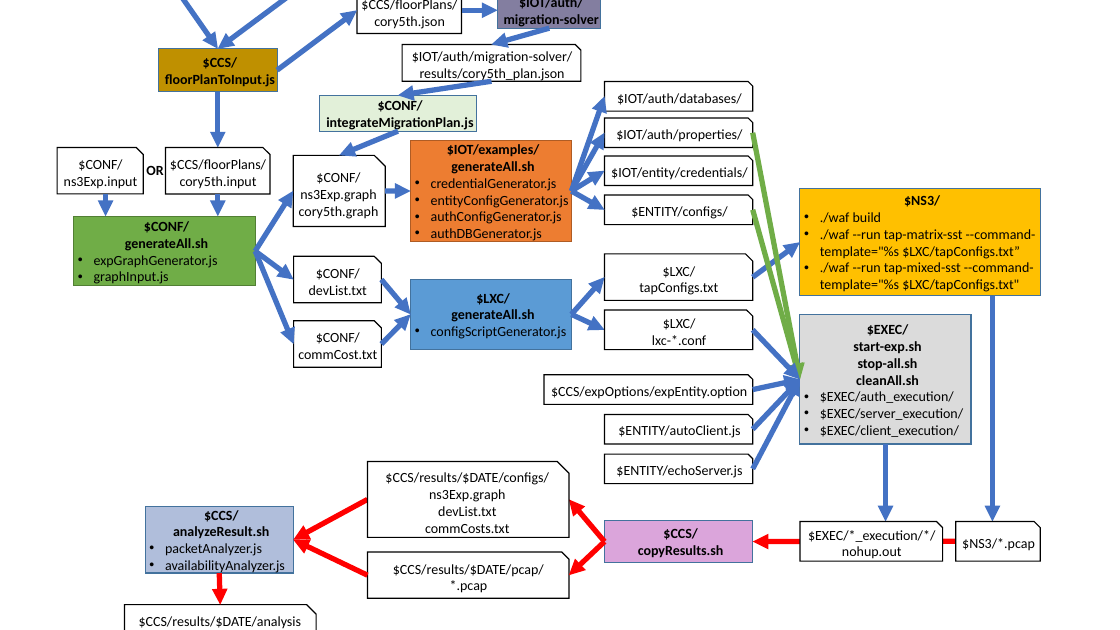
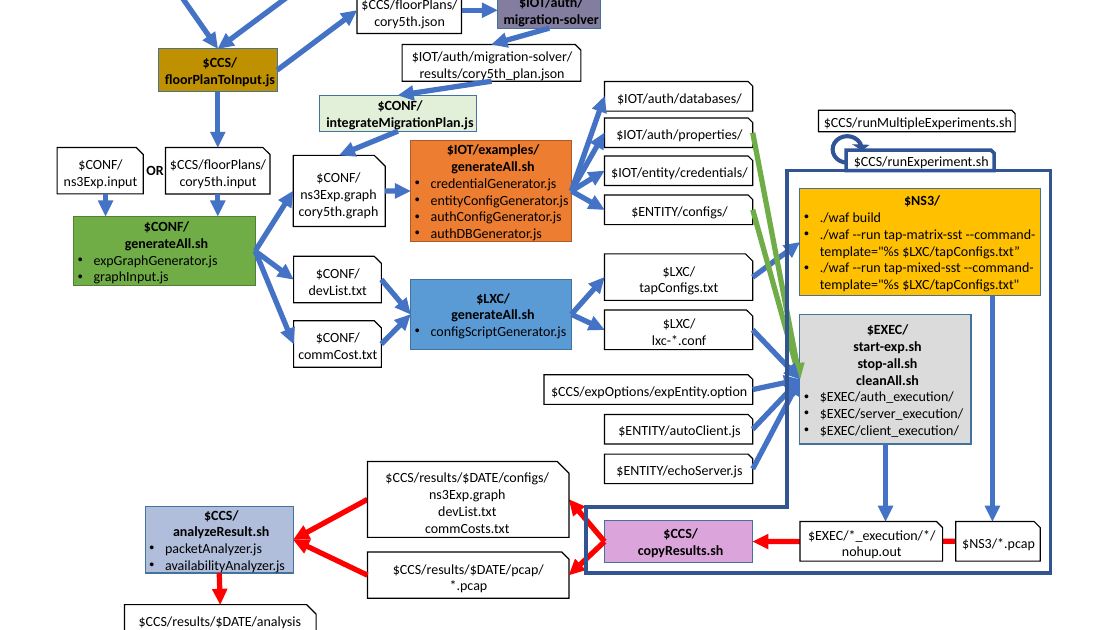
Before and after one commit to iotauth/iotauth_experiments, a slide deck: slide 1 of experiments/ccs2017/figures/exp_flow.pptx. Drawn at 1120x630 pixels with LibreOffice and Linux fonts; fonts in the diff are those of the drawing. Boxes give left, top, right and bottom in pixels: in the first picture for what was removed or moved away, otherwise in the second. Text is boxed around its words. In the diff, an @@ line names an element or a change of style, - is before the commit and + after.

Commit message:
Update experiment flow figure with runExperiment.sh.sh & runMultipleExperiments.sh.

```diff
--- a/experiments/ccs2017/figures/exp_flow.pptx
+++ b/experiments/ccs2017/figures/exp_flow.pptx
@@ snip rect added at [818,110,1015,132], fill #FFFFFF, outline #000000 1 pt, 12 pt, text #000000 @@
+$CCS/runMultipleExperiments.sh
@@ circular arrow added at [826,129,869,170], fill #2F5597, outline #2F5597 1 pt @@
@@ corner added at [586,171,1051,573], outline #325491 3 pt @@
@@ snip rect added at [846,150,994,171], fill #FFFFFF, outline #2F5597 3 pt, 12 pt, text #000000 @@
+$CCS/runExperiment.sh
```
Also in this commit, not shown: 2 other files.
